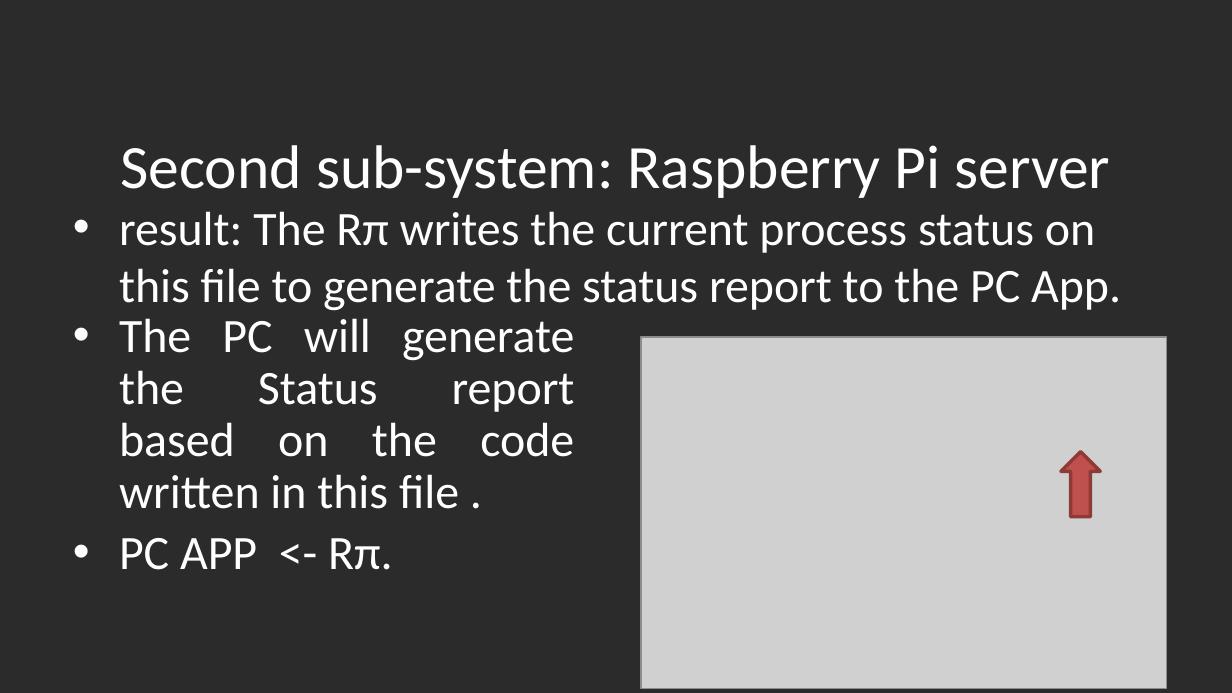
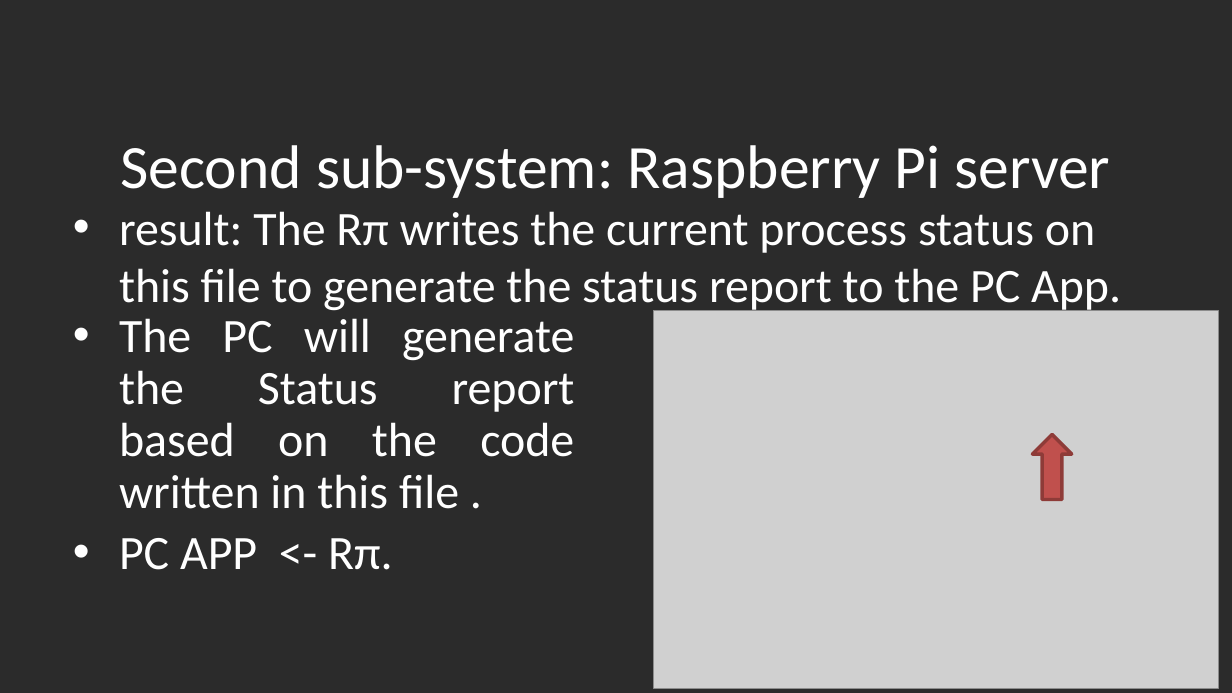
Before and after one commit to Marcelle-Samir/Firmware_Over_The_Air, a slide deck: slide 11 of Project proposal.pptx (slide 12 before the commit). Drawn at 1232x693 pixels with LibreOffice and Linux fonts; fonts in the diff are those of the drawing; grey boxes stand for pictures; background and template pictures are left out; a plain dark background stands for a picture behind light text. Boxes give left, top, right and bottom in pixels: in the first picture for what was removed or moved away, otherwise in the second. Text is boxed around its words. In the diff, an @@ line names an element or a change of style, - is before the commit and + after.

```diff
--- a/Project proposal.pptx
+++ b/Project proposal.pptx
@@ picture: place and size @@
-picture at [641, 338, 1165, 690]
+picture at [653, 310, 1218, 687]
@@ up arrow: place and size @@
-up arrow at [1061, 452, 1100, 517]
+up arrow at [1032, 435, 1072, 500]
```
Also in this commit, not shown: 16 other slides changed, 1 slide added, 3 slides removed.
